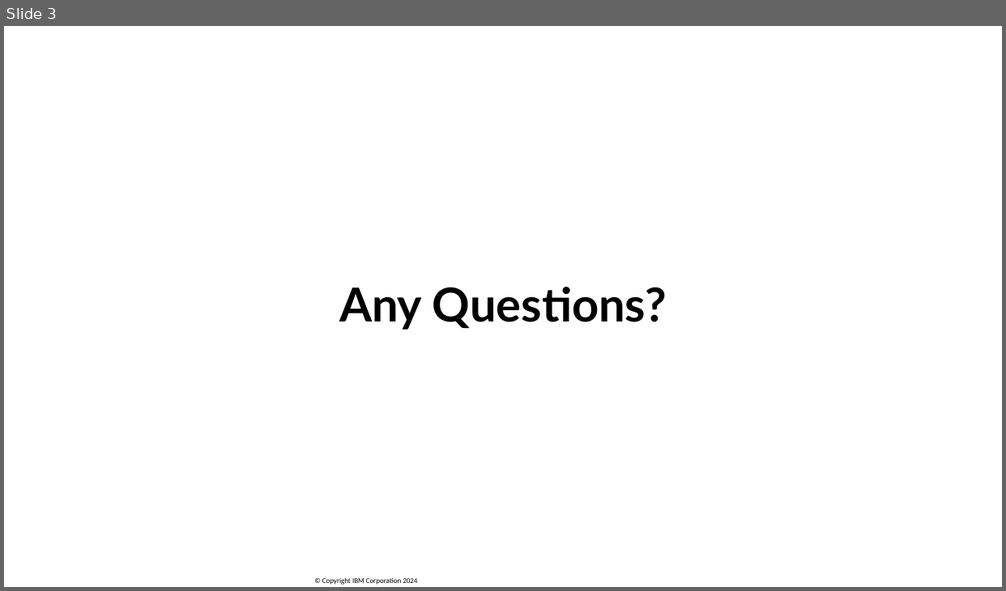
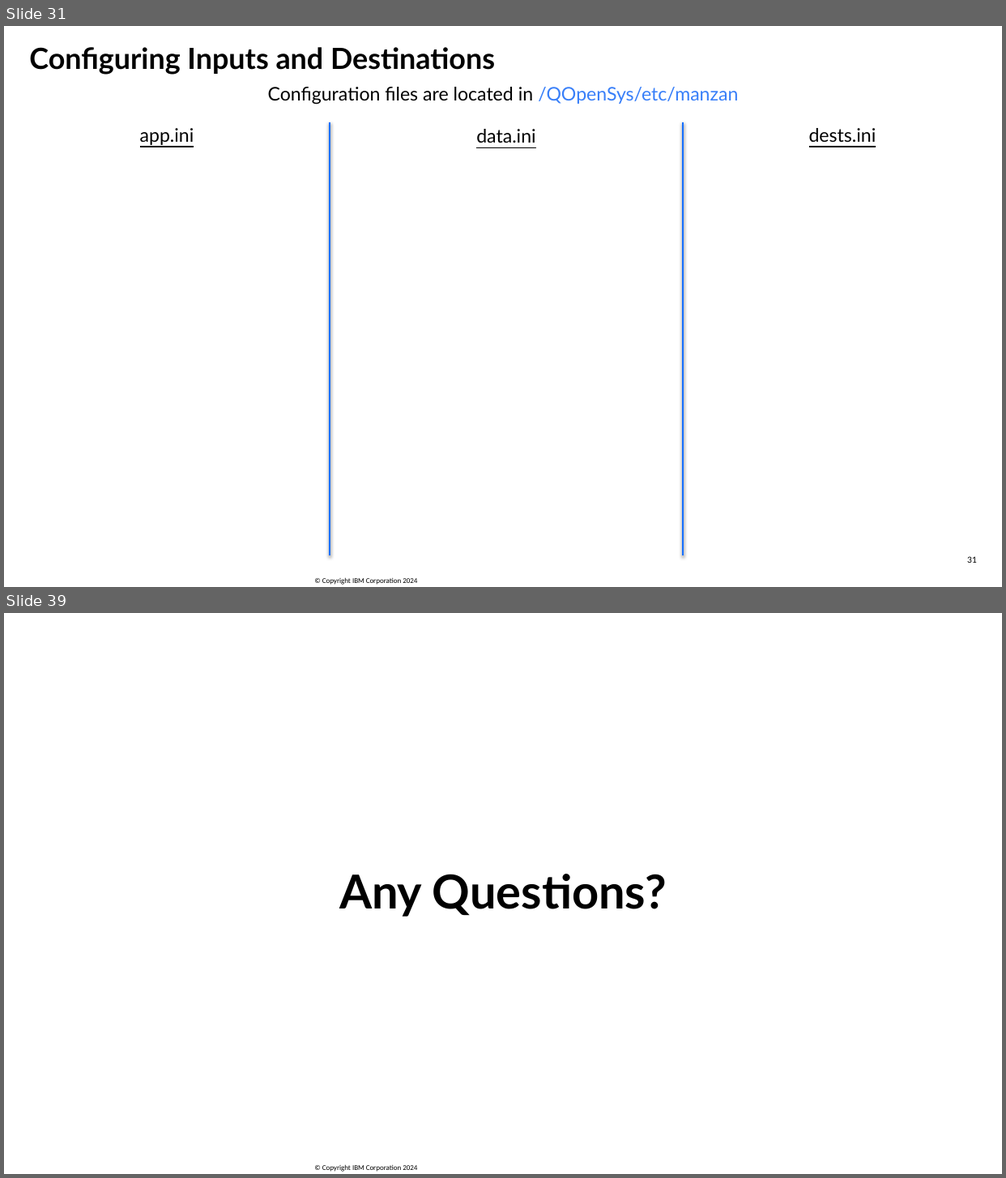
Before and after one commit to SanjulaGanepola/ibmi-talks, a slide deck: OSS Tools For System Management/OSS-Tools-For-System-Management.pptx. Shown one above the other, each under a label of ours: slide 3 before the commit, slides 31 and 39 after it; the slides between them are not shown. The pictures are 1006x591 and 1006x1178 pixels, drawn with LibreOffice and Linux fonts; fonts in the diff are those of the drawing; background and template pictures are left out. Boxes give left, top, right and bottom in pixels: in the first picture for what was removed or moved away, otherwise in the second. Text is boxed around its words. In the diff, an @@ line names an element or a change of style, - is before the commit and + after.

```diff
--- a/OSS Tools For System Management/OSS-Tools-For-System-Management.pptx
+++ b/OSS Tools For System Management/OSS-Tools-For-System-Management.pptx
@@ slide 31 added at (4,26,1002,587), background #FFFFFF; not listed: 1 template element that a slide beside it also shows @@
@@ text added at (29,47,495,75), 28 pt, text #000000, bold @@
+Configuring Inputs and Destinations
@@ text added at (268,87,738,105), 18 pt, text #000000 @@
+Configuration files are located in /QOpenSys/etc/manzan
@@ line added from (330, 122) to (330, 556), #1670FF 2 pt @@
@@ line added from (683, 122) to (683, 556), #1670FF 2 pt @@
@@ text added at (140,128,194,145), 18 pt, text #000000, underline @@
+app.ini
@@ text added at (476,129,535,143), 18 pt, text #000000, underline @@
+data.ini
@@ text added at (809,128,876,143), 18 pt, text #000000, underline @@
+dests.ini
@@ page number added at (967,557,977,563), 8 pt, text #000000 @@
+31
@@ what was slide 3 is now slide 39 @@
```
Also in this commit, not shown: 3 slides changed, 35 other slides added, 1 other file.
